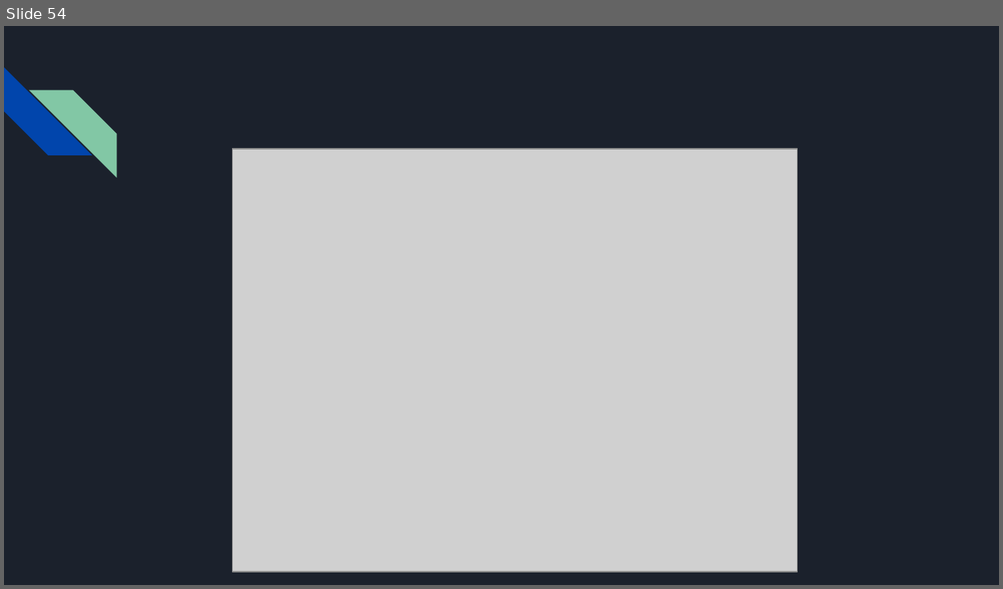
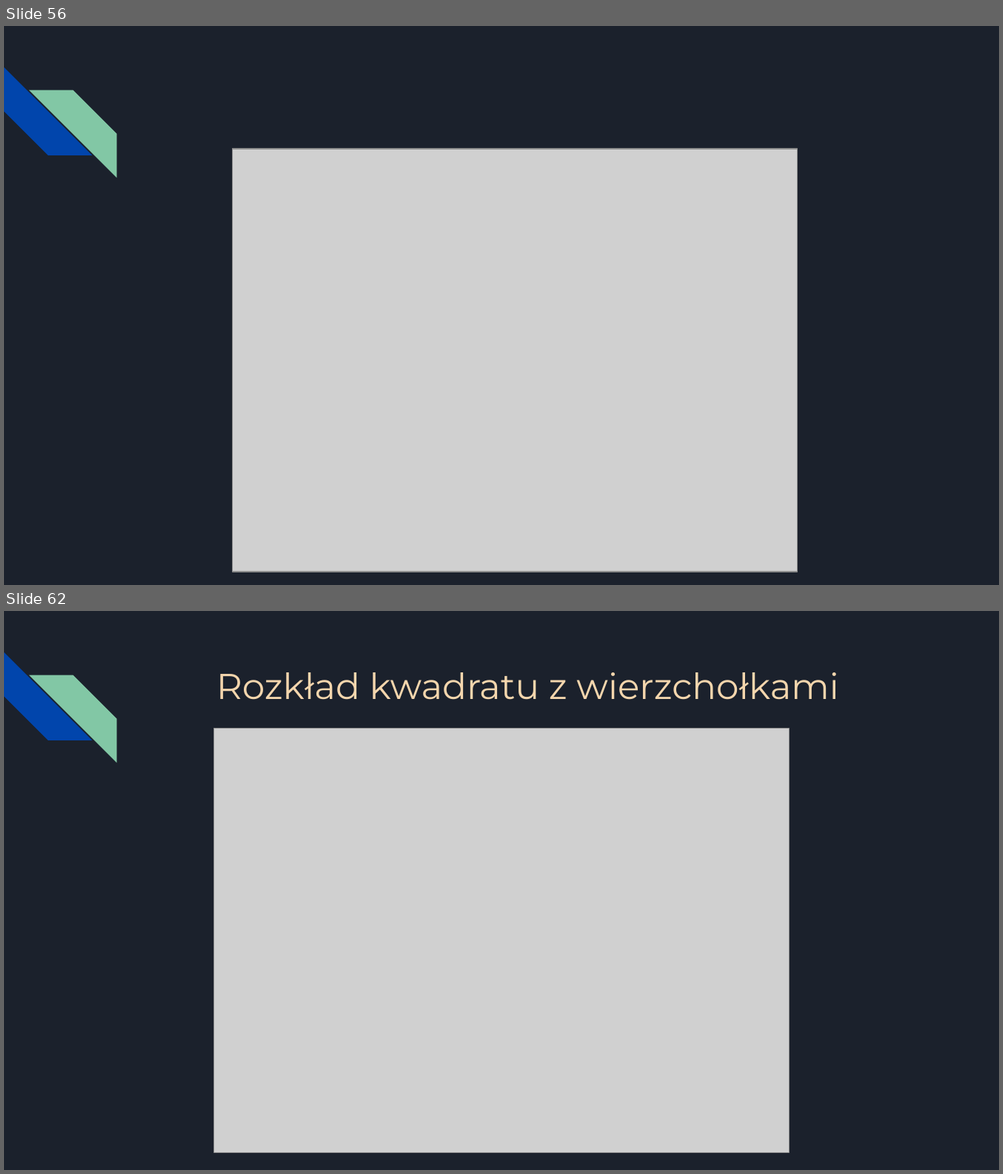
Before and after one commit to kkafar/ageom-projekt, a slide deck: Prezentacja.pptx. Shown one above the other, each under a label of ours: slide 54 before the commit, slides 56 and 62 after it; the slides between them are not shown. The pictures are 1003x589 and 1003x1174 pixels, drawn with LibreOffice and Linux fonts; fonts in the diff are those of the drawing; grey boxes stand for pictures. Boxes give left, top, right and bottom in pixels: in the first picture for what was removed or moved away, otherwise in the second. Text is boxed around its words. In the diff, an @@ line names an element or a change of style, - is before the commit and + after.

```diff
--- a/Prezentacja.pptx
+++ b/Prezentacja.pptx
@@ slide 62 added at [4,611,999,1170], background #1B212C; not listed: 2 template elements that a slide beside it also shows @@
@@ title added at [216,672,839,700], 26 pt, text #F4D6AD @@
+Rozkład kwadratu z wierzchołkami
@@ picture added at [214,729,788,1153] @@
@@ what was slide 54 is now slide 56 @@
```
Also in this commit, not shown: 1 slide changed, 7 other slides added, 9 other files.
